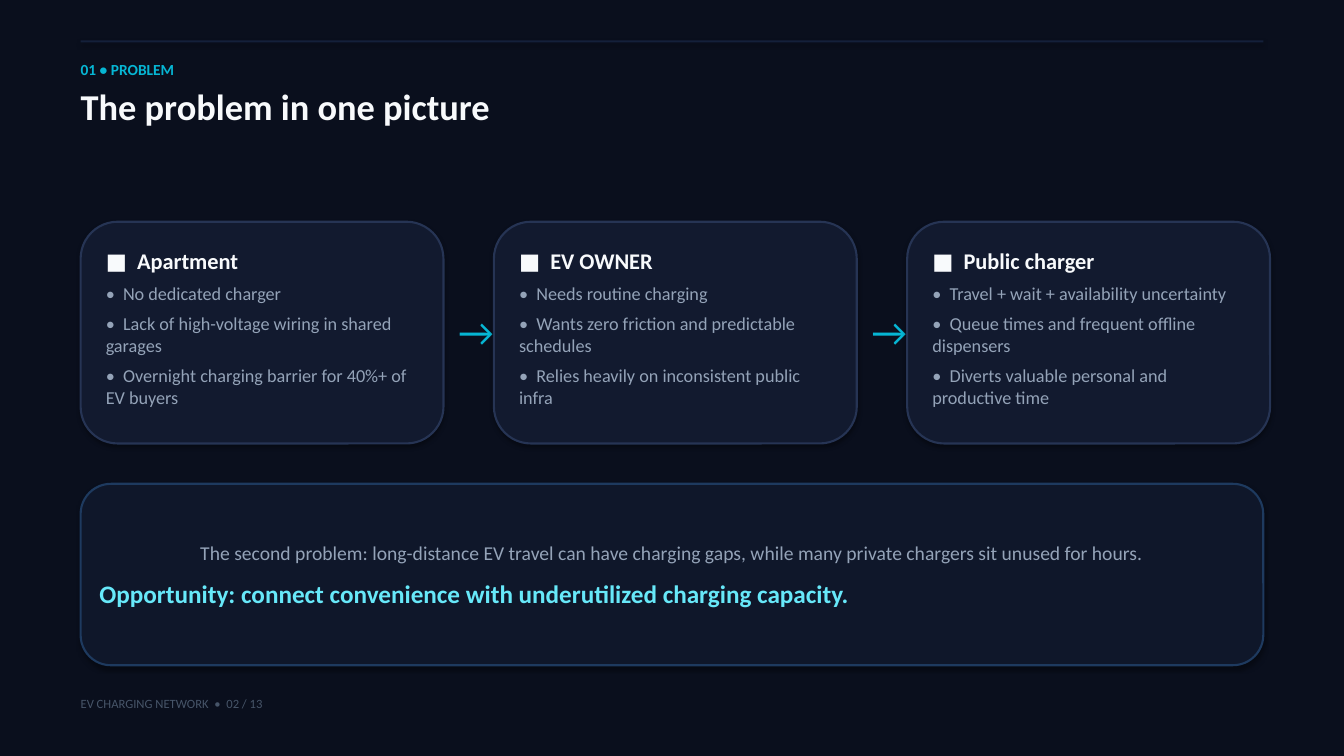
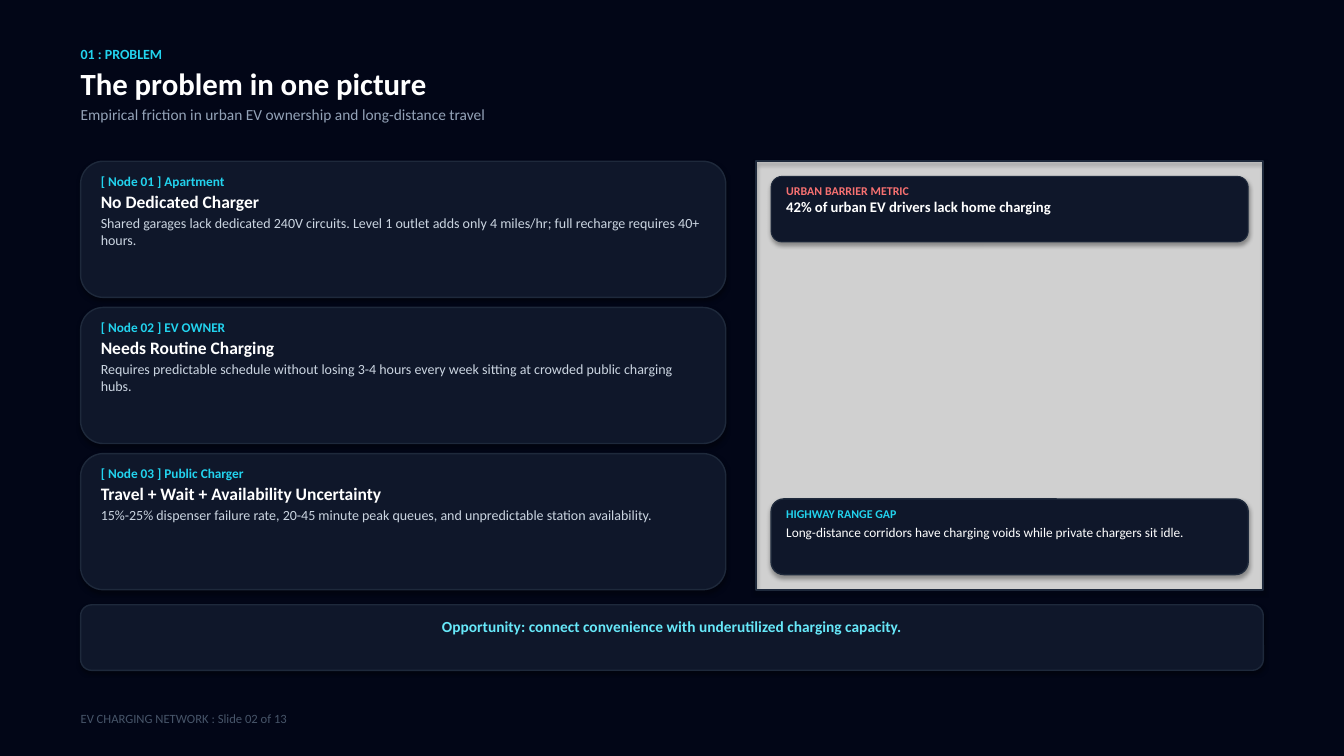
Before and after one commit to kanaseprathamesh568-a11y/ev-charging-network-presentation, a slide deck: slide 2 of EV_Charging_Network_Presentation.pptx. Drawn at 1344x756 pixels with LibreOffice and Linux fonts; fonts in the diff are those of the drawing; grey boxes stand for pictures. Boxes give left, top, right and bottom in pixels: in the first picture for what was removed or moved away, otherwise in the second. Text is boxed around its words. In the diff, an @@ line names an element or a change of style, - is before the commit and + after.

Commit message:
Update downloadable PPTX with real photographic visuals and undistorted 16:9 layout

```diff
--- a/EV_Charging_Network_Presentation.pptx
+++ b/EV_Charging_Network_Presentation.pptx
@@ rectangle at [0,0,1344,756]: fill #0A0F1D to #020617 @@
@@ text at [81,50,162,59]: text changed; size 11 to 10 pt; text colour #06B6D4 to #22D3EE @@
-01 • PROBLEM
+01 : PROBLEM
@@ text "01 : PROBLEM": place and size @@
-text "01 : PROBLEM" at [81,65,490,126]
+text "01 : PROBLEM" at [81,50,484,123]
@@ rectangle removed at [81,40,1263,42] @@
@@ text at [81,73,426,100]: size 26 to 22 pt, text colour #F8FAFC to #FFFFFF in "The problem in one picture"; more space between paragraphs @@
@@ text at [81,109,484,123]: paragraph added @@
+Empirical friction in urban EV ownership and long-distance travel
@@ rounded rectangle added at [81,161,726,297], fill #0F172A, outline #1E293B 1 pt @@
@@ text added at [101,176,699,245], 10 pt, text #CBD5E1 @@
+[ Node 01 ] Apartment
+No Dedicated Charger
+Shared garages lack dedicated 240V circuits. Level 1 outlet adds only 4 miles/hr; full recharge requires 40+ hours.
@@ picture added at [756,161,1263,590] @@
@@ rectangle added at [756,161,1263,590], outline #1E293B 1.5 pt @@
@@ rounded rectangle added at [771,176,1248,242], fill #0F172A, outline #1E293B 0.75 pt @@
@@ text added at [786,187,1050,215], 10.5 pt, text #FFFFFF, bold @@
+URBAN BARRIER METRIC
+42% of urban EV drivers lack home charging
@@ rounded rectangle removed at [81,222,444,444] @@
@@ rounded rectangle removed at [907,222,1270,444] @@
@@ text removed at [106,254,406,407] @@
-■ Apartment
-• No dedicated charger
-• Lack of high-voltage wiring in shared garages
-• Overnight charging barrier for 40%+ of EV buyers
@@ text removed at [519,254,800,404] @@
-■ EV OWNER
-• Needs routine charging
-• Wants zero friction and predictable schedules
-• Relies heavily on inconsistent public infra
@@ text removed at [932,253,1227,407] @@
-■ Public charger
-• Travel + wait + availability uncertainty
-• Queue times and frequent offline dispensers
-• Diverts valuable personal and productive time
@@ rounded rectangle added at [81,308,726,444], fill #0F172A, outline #1E293B 1 pt @@
@@ text added at [101,322,672,391], 10 pt, text #CBD5E1 @@
+[ Node 02 ] EV OWNER
+Needs Routine Charging
+Requires predictable schedule without losing 3-4 hours every week sitting at crowded public charging hubs.
@@ text removed at [449,302,499,383] @@
-→
@@ text removed at [862,302,912,383] @@
-→
@@ rounded rectangle: place and size @@
-rounded rectangle at [494,222,857,444]
+rounded rectangle at [81,454,726,590]
@@ rounded rectangle at [81,454,726,590]: fill #121A2F to #0F172A; outline #263454 1.5 pt to #1E293B 1 pt @@
@@ text added at [101,468,652,523], 10 pt, text #CBD5E1 @@
+[ Node 03 ] Public Charger
+Travel + Wait + Availability Uncertainty
+15%-25% dispenser failure rate, 20-45 minute peak queues, and unpredictable station availability.
@@ rounded rectangle added at [771,499,1248,575], fill #0F172A, outline #1E293B 1 pt @@
@@ text "HIGHWAY RANGE GAP": place and size @@
-text "HIGHWAY RANGE GAP" at [81,484,1263,665]
+text "HIGHWAY RANGE GAP" at [786,510,1184,540]
@@ text "HIGHWAY RANGE GAP" at [786,510,1184,540]: vertical alignment middle to top; fill #0F172A to none; outline #1E3A5F 1.5 pt to none; shadow off @@
@@ text at [786,510,1184,540]: text changed; size 14 to 9.5 pt; text colour #94A3B8 to #FFFFFF @@
-The second problem: long-distance EV travel can have charging gaps, while many private chargers sit unused for hours.
-Opportunity: connect convenience with underutilized charging capacity.
+HIGHWAY RANGE GAP
+Long-distance corridors have charging voids while private chargers sit idle.
@@ rounded rectangle added at [81,605,1263,670], fill #0F172A, outline #1E293B 1 pt @@
@@ text added at [442,621,901,635], 11 pt, text #67E8F9, bold @@
+Opportunity: connect convenience with underutilized charging capacity.
@@ text at [81,714,287,723]: text changed @@
-EV CHARGING NETWORK • 02 / 13
+EV CHARGING NETWORK : Slide 02 of 13
```
Also in this commit, not shown: 7 other slides changed, 5 slides added, 5 slides removed, 1 other file.
